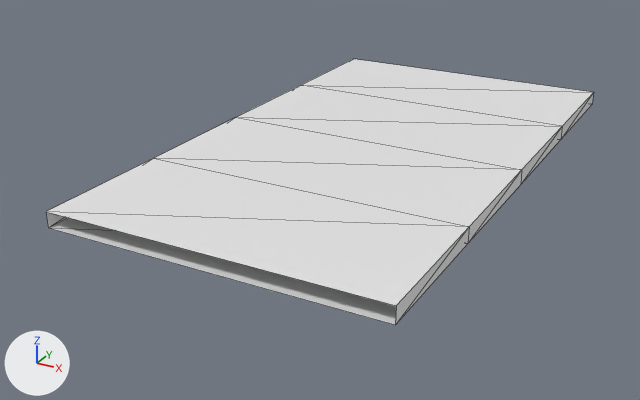
Before and after pictures for a commit that changed the OBJ model mesh/36/br4_elevated_lod.obj.
Rendered twice from a 50 mm camera at (41.2, -86.3, 34.2) aimed at (-3.7, -4.5, -6.7). The lights are fixed; the arrows at lower left show +X, +Y and +Z. Mesh edges are drawn as thin lines. Where no turn or scale is listed for an object, it has been applied to the vertices. Vertices at the same position are counted once.

Script lines for the objects in view, before the commit:
```python
me_br4_elevated_lod = bpy.data.meshes.new('br4_elevated_lod')
me_br4_elevated_lod.from_pydata(...)  # 20 vertices, 32 faces; spans x -18.0..18.0, y -32.0..32.0, z -2.0..-0.3
ob_br4_elevated_lod = bpy.data.objects.new('br4_elevated_lod', me_br4_elevated_lod)
ob_br4_elevated_lod.location = (0.0, 0.0, 0.0)
```
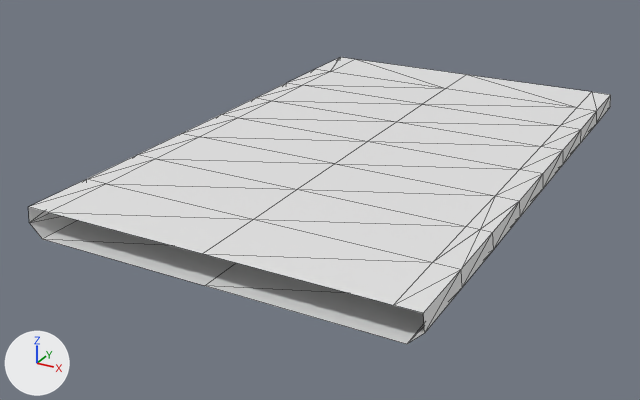
Changed parts and their boxes (x1, y1, x2, y2) in the pictures (640 x 400 px):
'br4_elevated_lod', reshaped (6% wider, 8% taller): before (46, 59, 594, 325); after (29, 57, 611, 344)

The change, as a diff of the scene's bpy script:
```diff
--- a/mesh/36/br4_elevated_lod.obj.py
+++ b/mesh/36/br4_elevated_lod.obj.py
@@ me_br4_elevated_lod @@
 # used by ob_br4_elevated_lod; location = (0.0, 0.0, 0.0)
-me_br4_elevated_lod.from_pydata(...)  # 20 vertices, 32 faces; spans x -18.0..18.0, y -32.0..32.0, z -2.0..-0.3
+me_br4_elevated_lod.from_pydata(...)  # 95 vertices, 170 faces; spans x -20.4..20.4, y -32.0..32.0, z -3.4..-0.3
+# me_br4_elevated_lod part 1: the whole mesh is rebuilt
```
